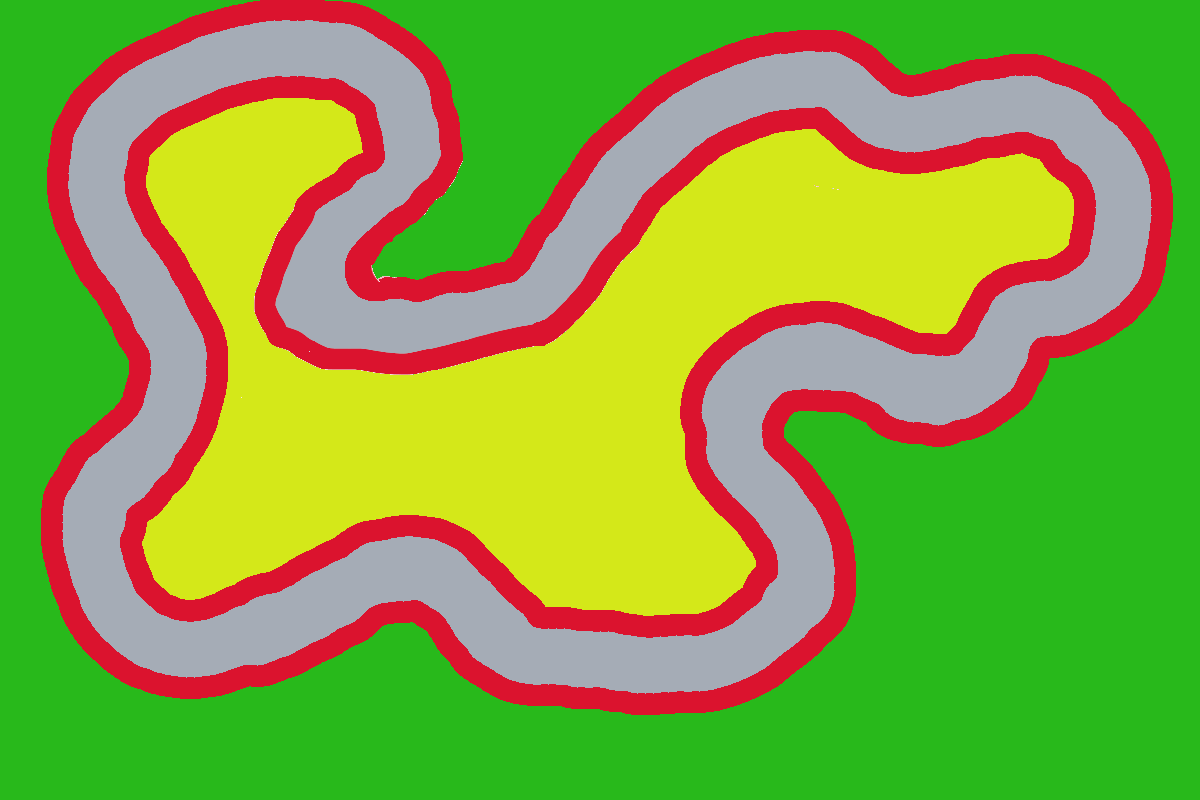
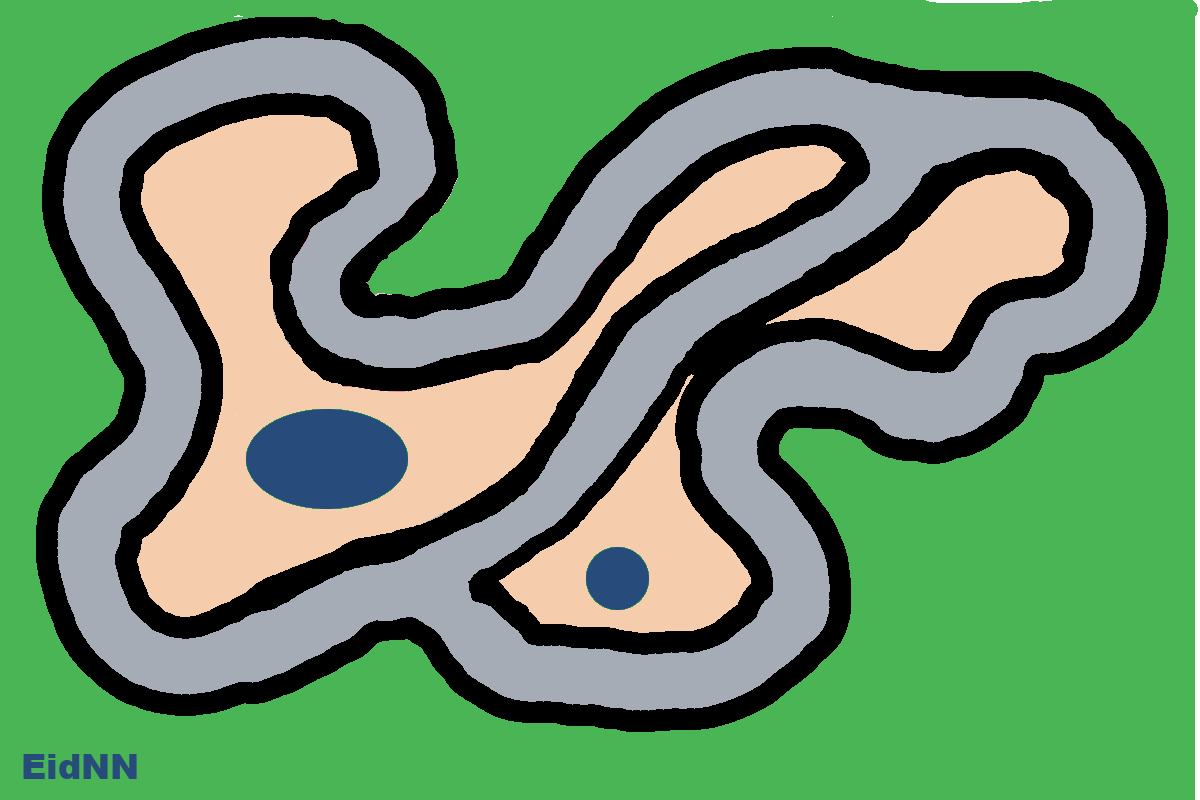
Comparing the layer stacks of the two 1200×800 images. Changes:
added layer "EidNN" above "Layer" over left=23, top=754, right=137, bottom=779
added layer "Layer" above "Background" over left=0, top=0, right=1198, bottom=30
painted on "Background" over left=0, top=0, right=1200, bottom=800
